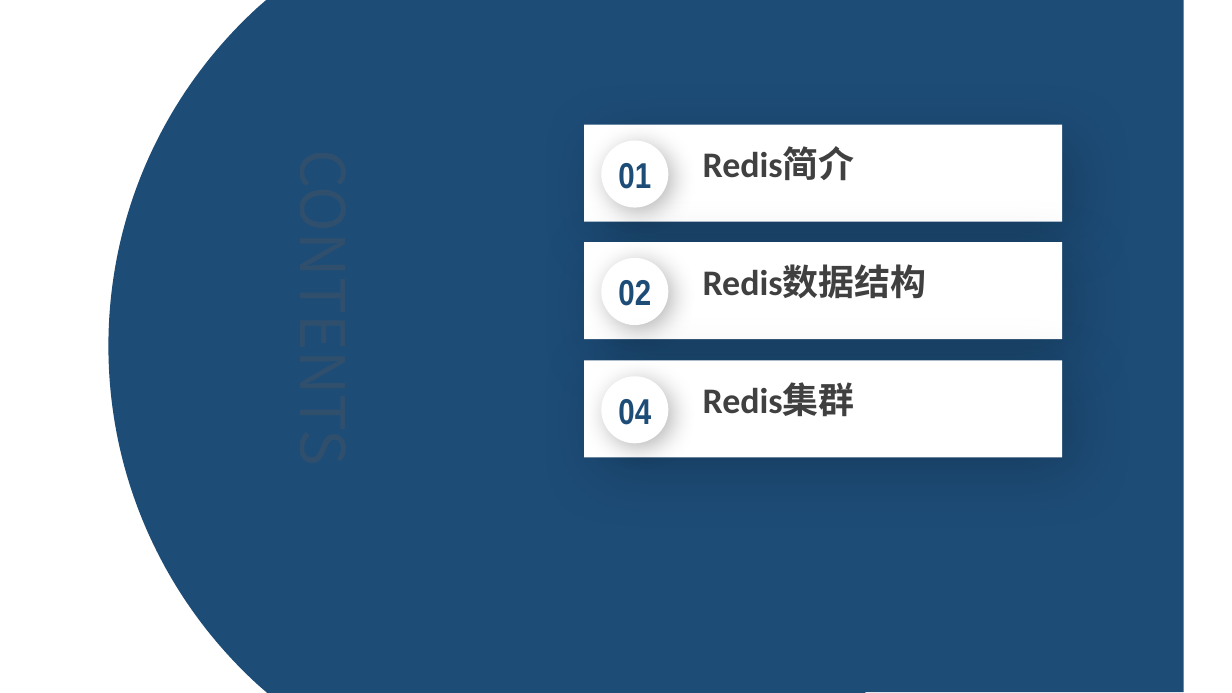
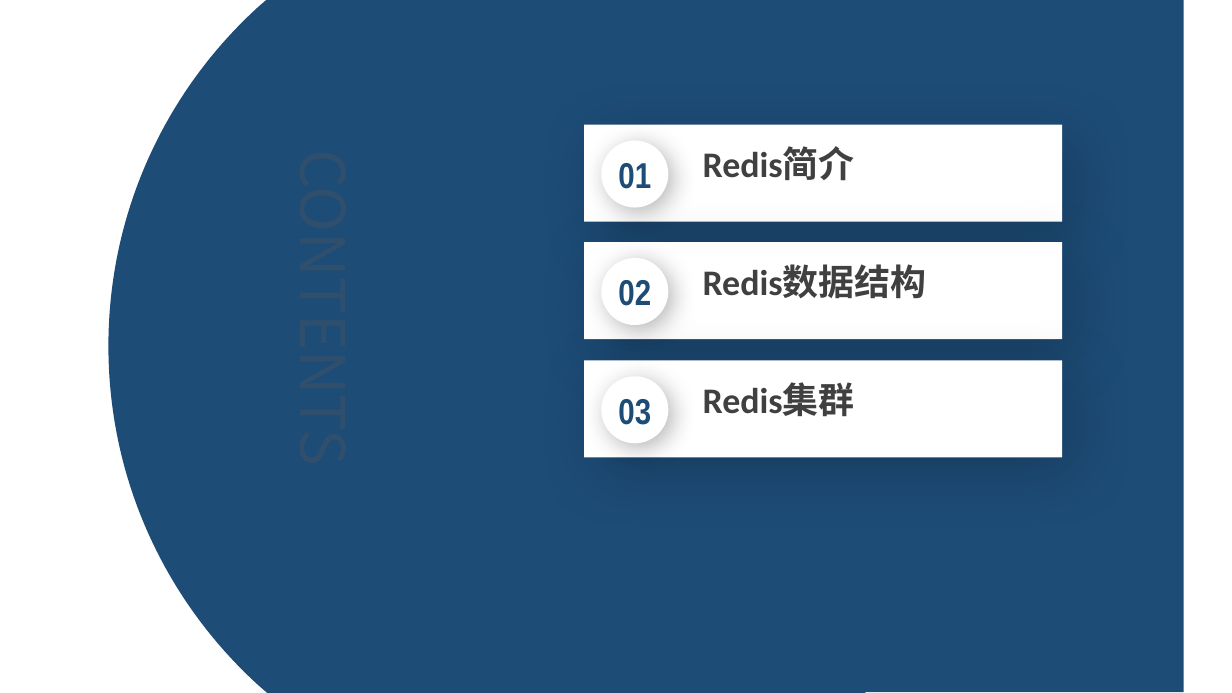
Before and after one commit to ACTSysGroup/Dev-Club, a slide deck: slide 2 of back-end/数据库/Redis.pptx. Drawn at 1232x693 pixels with LibreOffice and Linux fonts; fonts in the diff are those of the drawing; background and template pictures are left out. Boxes give left, top, right and bottom in pixels: in the first picture for what was removed or moved away, otherwise in the second. Text is boxed around its words. In the diff, an @@ line names an element or a change of style, - is before the commit and + after.

```diff
--- a/back-end/数据库/Redis.pptx
+++ b/back-end/数据库/Redis.pptx
@@ text in ellipse at (618, 399, 651, 425): text changed @@
-04
+03
```
Also in this commit, not shown: 3 other slides changed, 1 other file.
